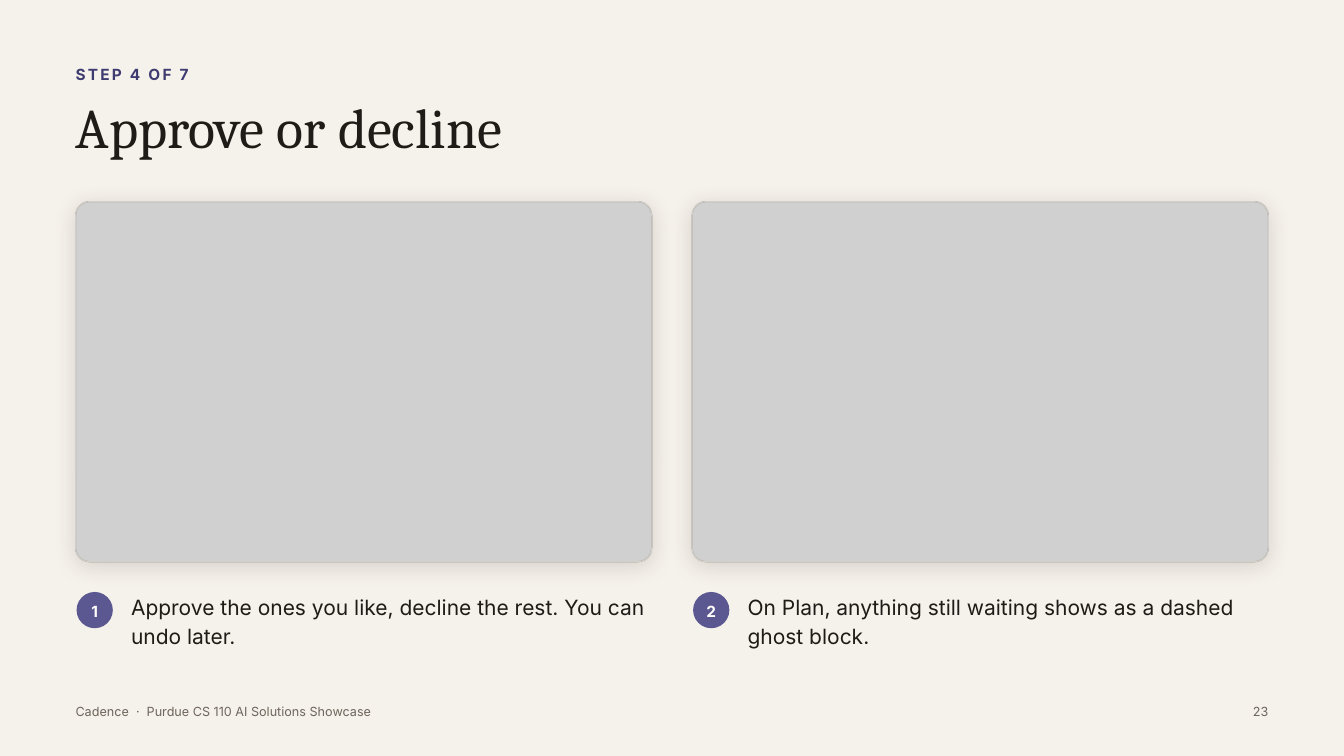
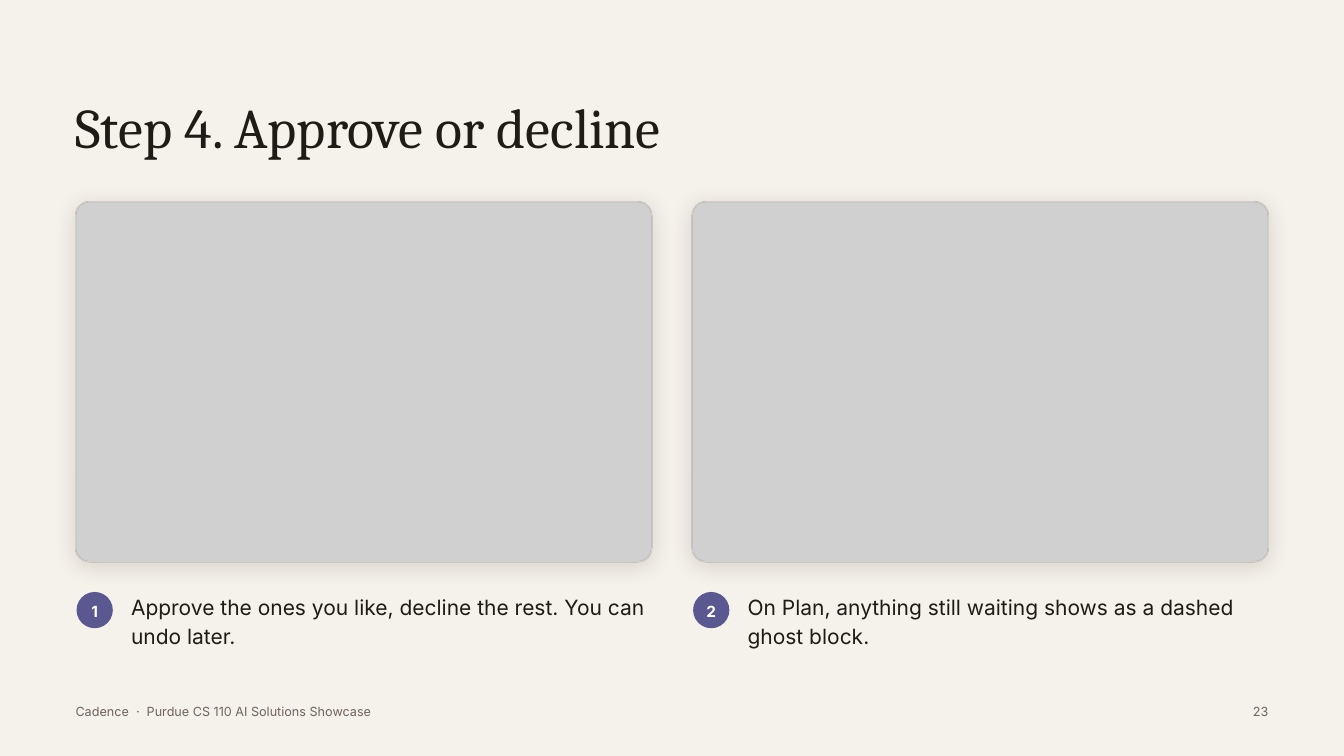
Before and after one commit to tarushvkodes/cadence, a slide deck: slide 23 of deck/Cadence-Capstone.pptx. Drawn at 1344x756 pixels with LibreOffice and Linux fonts; fonts in the diff are those of the drawing; grey boxes stand for pictures. Boxes give left, top, right and bottom in pixels: in the first picture for what was removed or moved away, otherwise in the second. Text is boxed around its words. In the diff, an @@ line names an element or a change of style, - is before the commit and + after.

```diff
--- a/deck/Cadence-Capstone.pptx
+++ b/deck/Cadence-Capstone.pptx
@@ text removed at (76,68,189,80) @@
-STEP 4 OF 7
@@ title at (76,109,661,160): text changed @@
-Approve or decline
+Step 4. Approve or decline
```
Also in this commit, not shown: 40 other slides changed, 9 other files.
